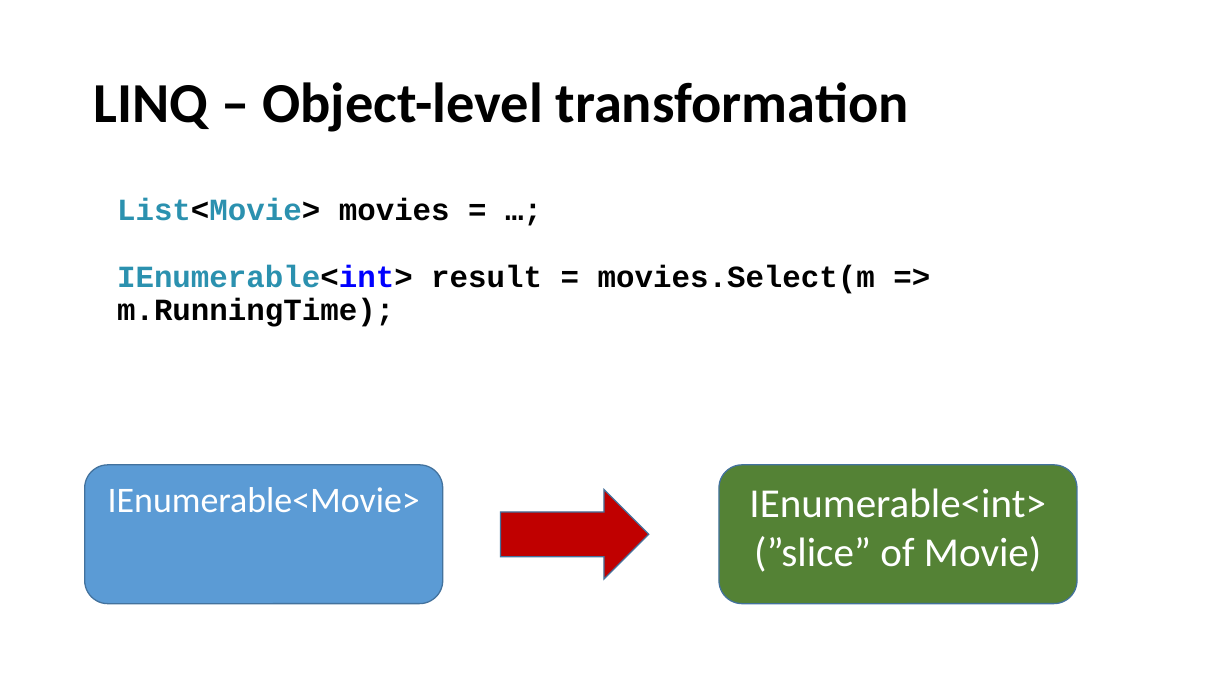
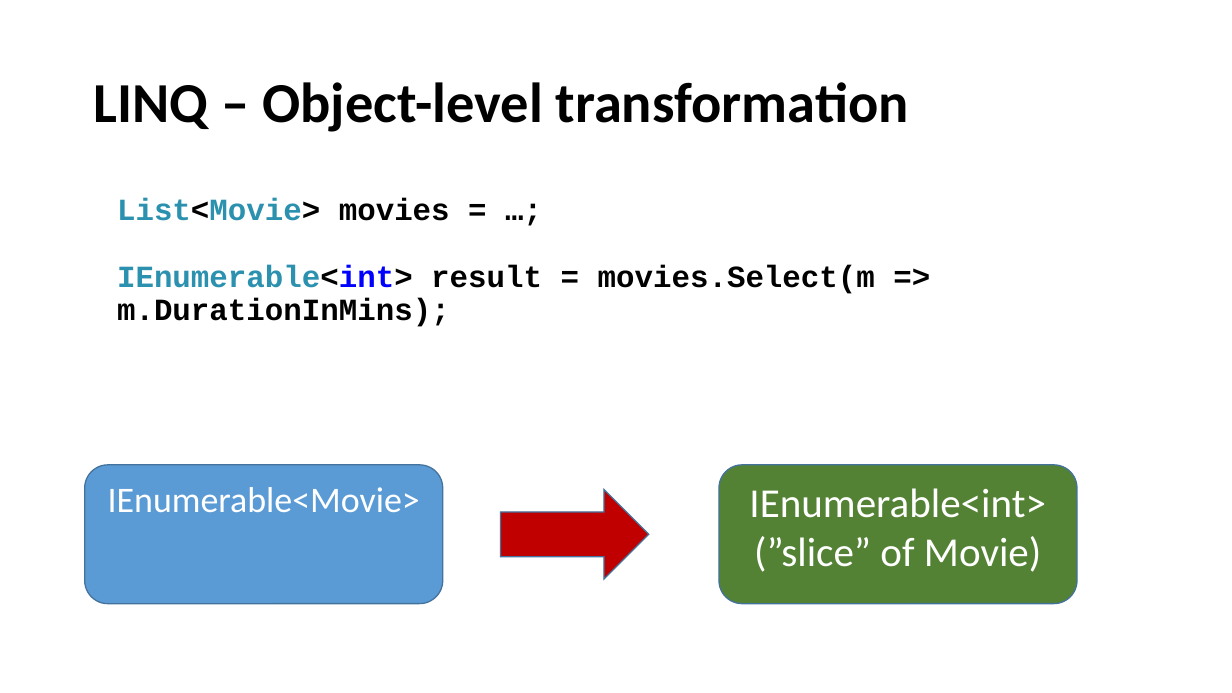
Before and after one commit to perl-easj/OOProg, a slide deck: slide 7 of ASWC/Presentations/ASWC_Day1_LINQ.pptx. Drawn at 1232x693 pixels with LibreOffice and Linux fonts; fonts in the diff are those of the drawing. Boxes give left, top, right and bottom in pixels: in the first picture for what was removed or moved away, otherwise in the second. Text is boxed around its words. In the diff, an @@ line names an element or a change of style, - is before the commit and + after.

Commit message:
Update ASWC_Day1_LINQ.pptx
Minor corrections

```diff
--- a/ASWC/Presentations/ASWC_Day1_LINQ.pptx
+++ b/ASWC/Presentations/ASWC_Day1_LINQ.pptx
@@ text at [117, 264, 875, 327]: text changed @@
-IEnumerable<int> result = movies.Select(m => m.RunningTime);
+IEnumerable<int> result = movies.Select(m => m.DurationInMins);
```
Also in this commit, not shown: 3 other slides changed, 1 slide removed.
